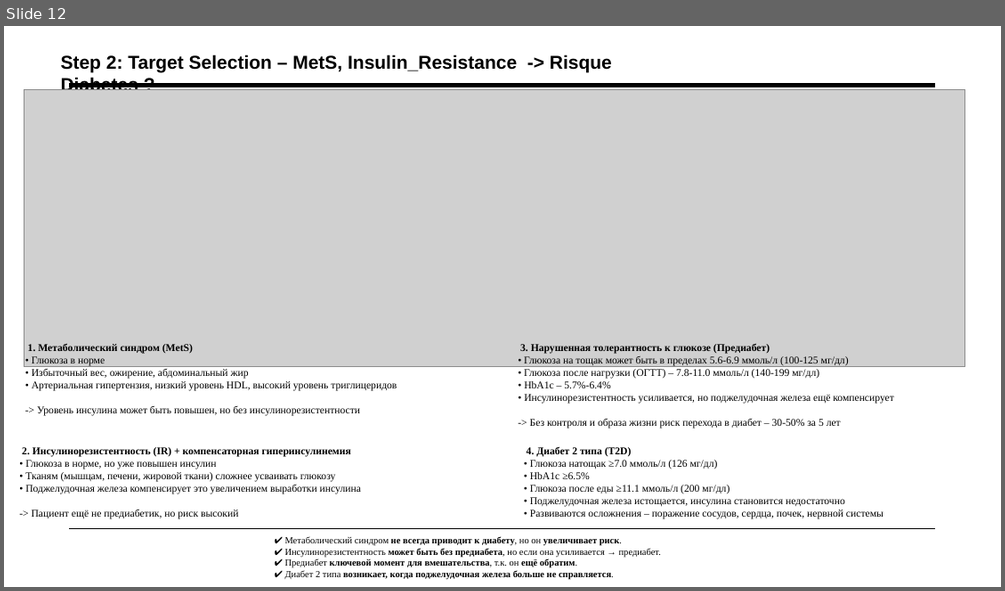
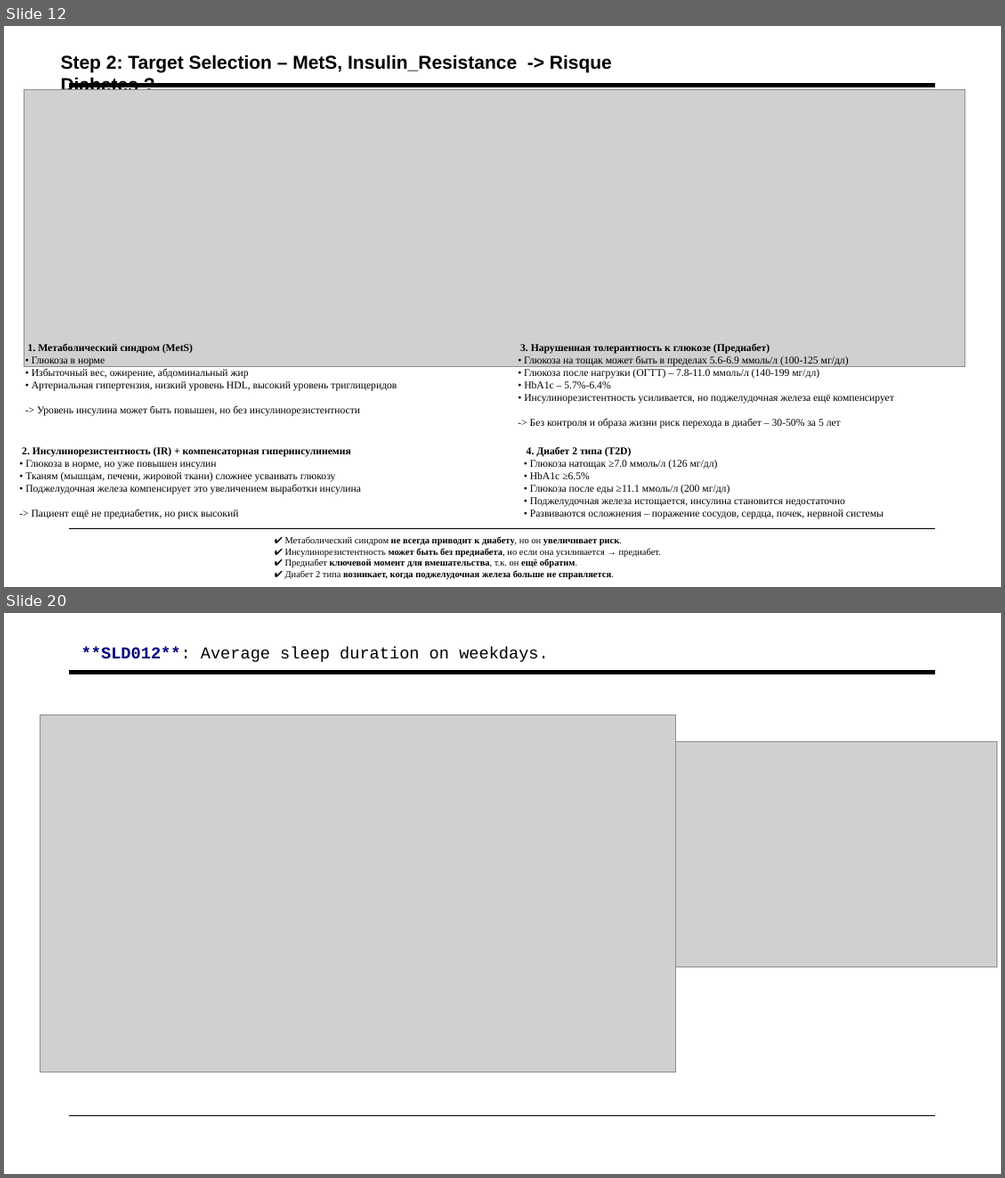
Before and after one commit to artmskfr/HealthScope-Diabetes, a slide deck: docs/work_1.pptx. Shown one above the other, each under a label of ours: slide 12 before the commit, slides 12 and 20 after it; the slides between them are not shown. The pictures are 1005x591 and 1005x1178 pixels, drawn with LibreOffice and Linux fonts; fonts in the diff are those of the drawing; grey boxes stand for pictures. Boxes give left, top, right and bottom in pixels: in the first picture for what was removed or moved away, otherwise in the second. Text is boxed around its words. In the diff, an @@ line names an element or a change of style, - is before the commit and + after.

```diff
--- a/docs/work_1.pptx
+++ b/docs/work_1.pptx
@@ slide 20 added at box(4, 613, 1001, 1174), background #FFFFFF; not listed: 2 template elements that a slide beside it also shows @@
@@ text added at box(81, 647, 549, 662), 16 pt, text #000000 @@
+**SLD012**: Average sleep duration on weekdays.
@@ picture added at box(40, 714, 676, 1072) @@
@@ picture added at box(676, 742, 997, 966) @@
```
Also in this commit, not shown: 12 other slides added, 4 other files.
